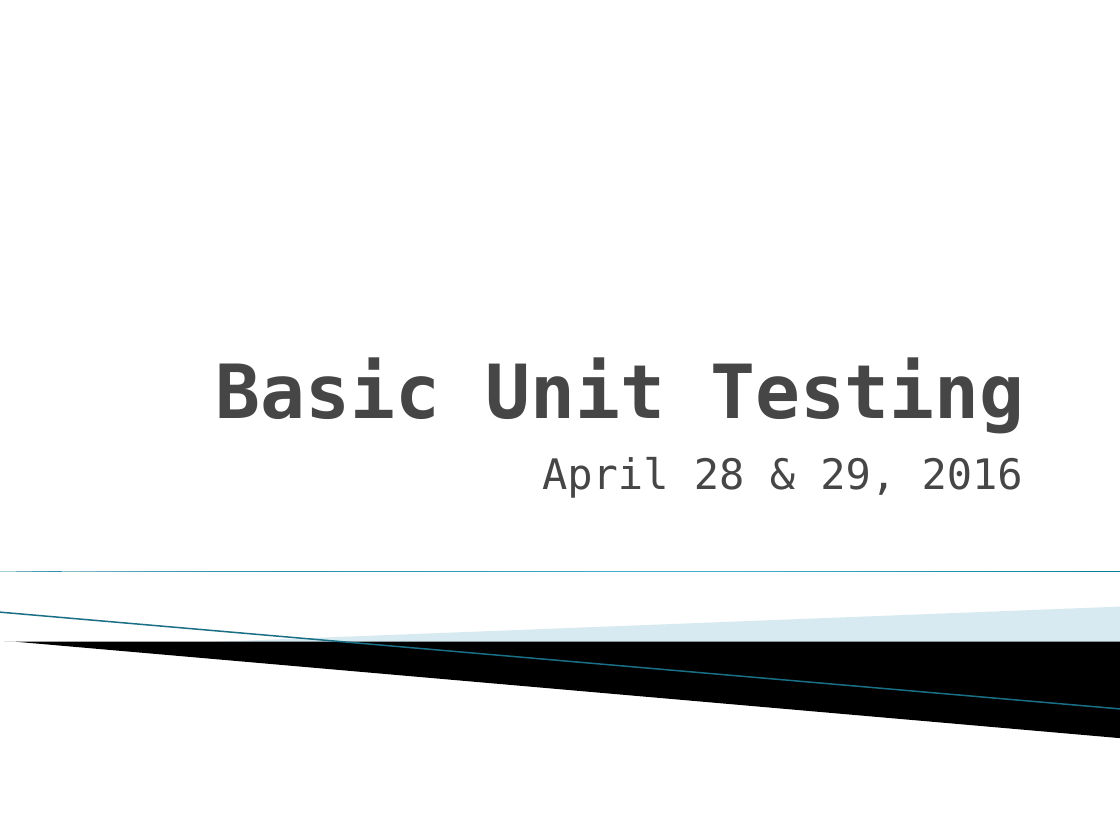
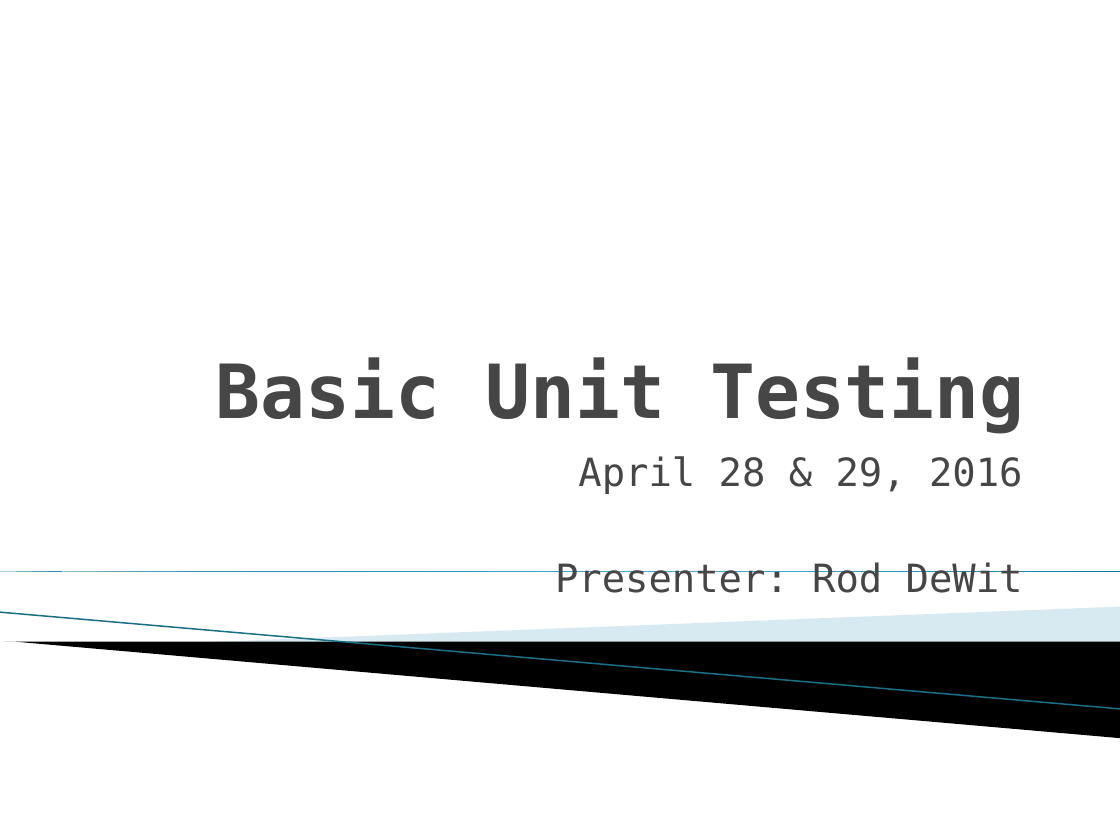
Before and after one commit to roddewit/unit-test-training, a slide deck: slide 1 of Docs/Basic Unit Testing.pptx. Drawn at 1120x840 pixels with LibreOffice and Linux fonts; fonts in the diff are those of the drawing; background and template pictures are left out. Boxes give left, top, right and bottom in pixels: in the first picture for what was removed or moved away, otherwise in the second. Text is boxed around its words. In the diff, an @@ line names an element or a change of style, - is before the commit and + after.

```diff
--- a/Docs/Basic Unit Testing.pptx
+++ b/Docs/Basic Unit Testing.pptx
@@ subtitle at (578, 456, 1023, 494): size 27 to 25 pt in "April 28 & 29, 2016" @@
@@ subtitle at (555, 562, 1023, 593): paragraph added @@
+Presenter: Rod DeWit
```
Also in this commit, not shown: 4 other slides changed, 1 slide added.
